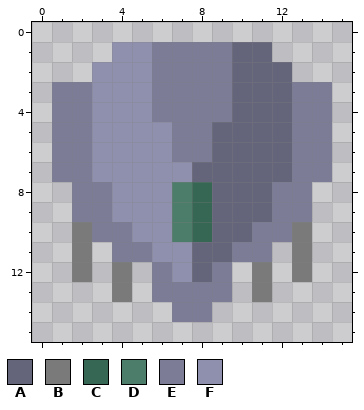
Pixel-art sprite: assets/images/fighter1.png. Above: the version before the commit.
The file is 16x16 pixels.
Palette (. is transparent): A #64647a  B #7a7a7a  C #366654  D #4c7c6a  E #7c7c97  F #8f8fae
Pixels before, first column x 1:
 1 ...FFEEEEAA...
 2 ..FFFEEEEAAA..
 3 EEFFFEEEEAAAEE
 4 EEFFFEEEEAAAEE
 5 EEFFFFEEAAAAEE
 6 EEFFFFEEAAAAEE
 7 EEFFFFFAAAAAEE
 8 .EEFFFDCAAAEE.
 9 .EEFFFDCAAAEE.
10 .BEEFFDCAAEEB.
11 .B.EEFFAAEE.B.
12 .B.B.EFAE.B.B.
13 ...B.EEEE.B...
14 ......EE......
Now the later version:
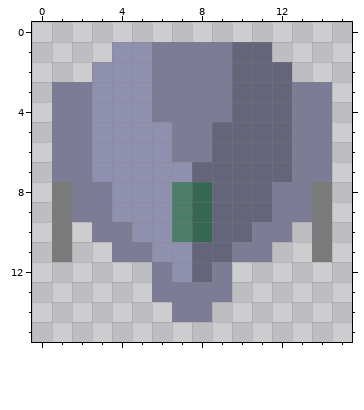
From old to new:
y 8..9: x 1 . -> B; x 14 . -> B
y 10..11: x 1..2 .B -> B.; x 13..14 B. -> .B
y 12: x 2 B -> .; x 4 B -> .; x 11 B -> .; x 13 B -> .
y 13: x 4 B -> .; x 11 B -> .
Boxes around the changes in both pictures, in picture pixels (x1, y1, x2, y2):
changed: (52, 182, 132, 302)
changed: (252, 182, 332, 302)
